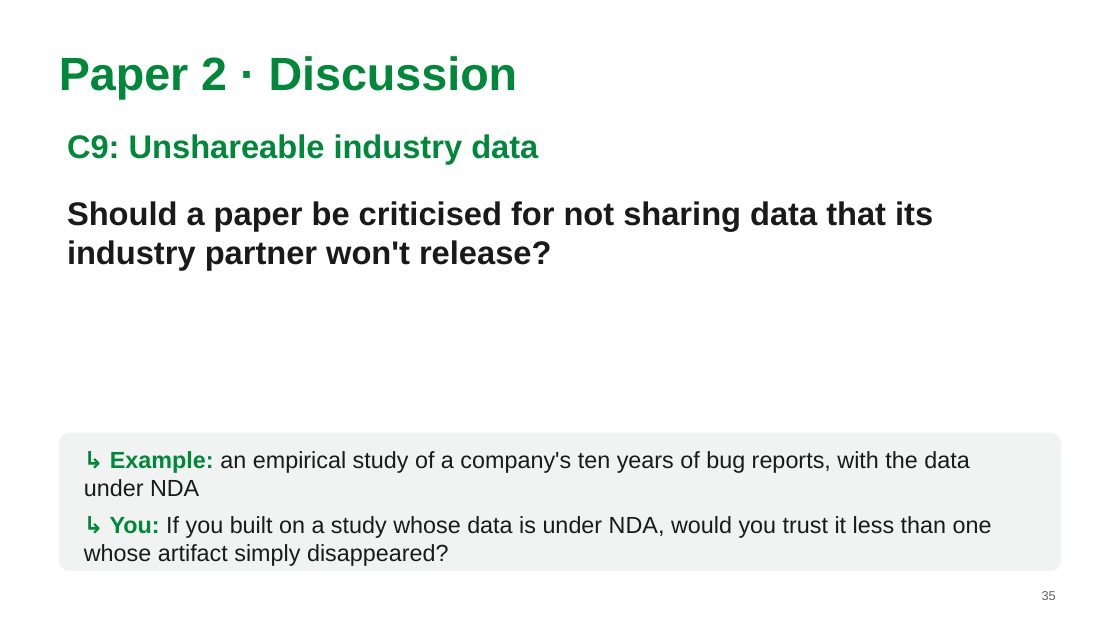
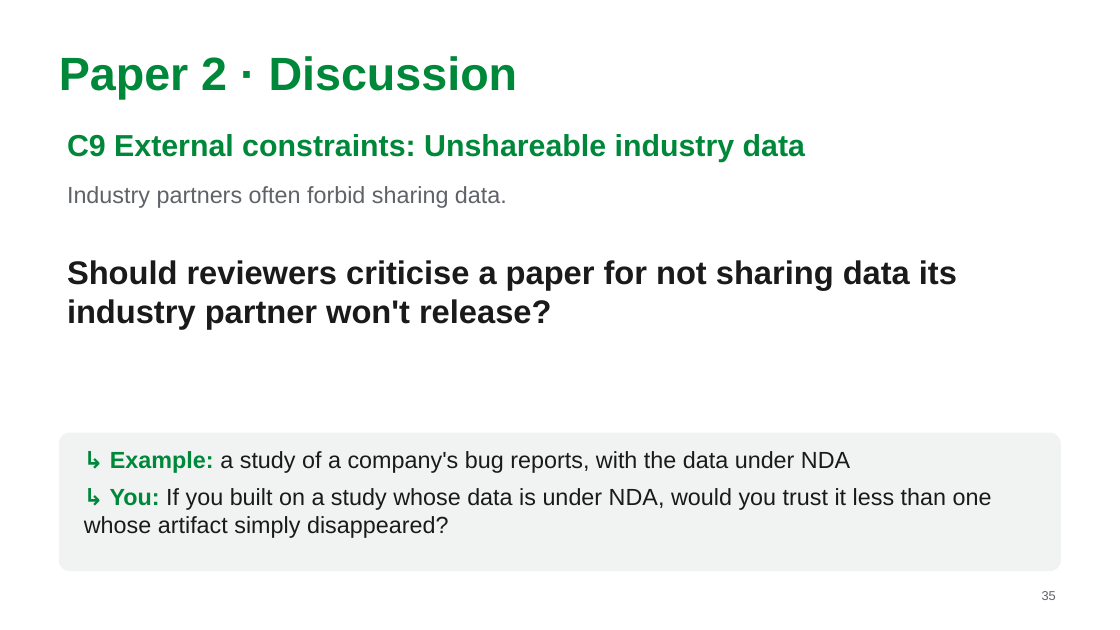
Before and after one commit to MarkAndreDuesing/Reprod_Docs_And_Notes, a slide deck: slide 35 of Vorl_2/slides/lecture2-team-paper2.pptx. Drawn at 1120x630 pixels with LibreOffice and Linux fonts; fonts in the diff are those of the drawing. Boxes give left, top, right and bottom in pixels: in the first picture for what was removed or moved away, otherwise in the second. Text is boxed around its words. In the diff, an @@ line names an element or a change of style, - is before the commit and + after.

```diff
--- a/Vorl_2/slides/lecture2-team-paper2.pptx
+++ b/Vorl_2/slides/lecture2-team-paper2.pptx
@@ text at <box>67,134,805,162</box>: text changed; size 28 to 26 pt @@
-C9: Unshareable industry data
+C9 External constraints: Unshareable industry data
@@ text added at <box>67,186,507,208</box>, 20 pt, text #5F6368 @@
+Industry partners often forbid sharing data.
@@ text at <box>67,260,957,329</box>: text changed @@
-Should a paper be criticised for not sharing data that its industry partner won't release?
+Should reviewers criticise a paper for not sharing data its industry partner won't release?
@@ text at <box>110,451,850,473</box>: text changed @@
-↳ Example: an empirical study of a company's ten years of bug reports, with the data under NDA
+↳ Example: a study of a company's bug reports, with the data under NDA
```
Also in this commit, not shown: 18 other slides changed, 2 other files.
